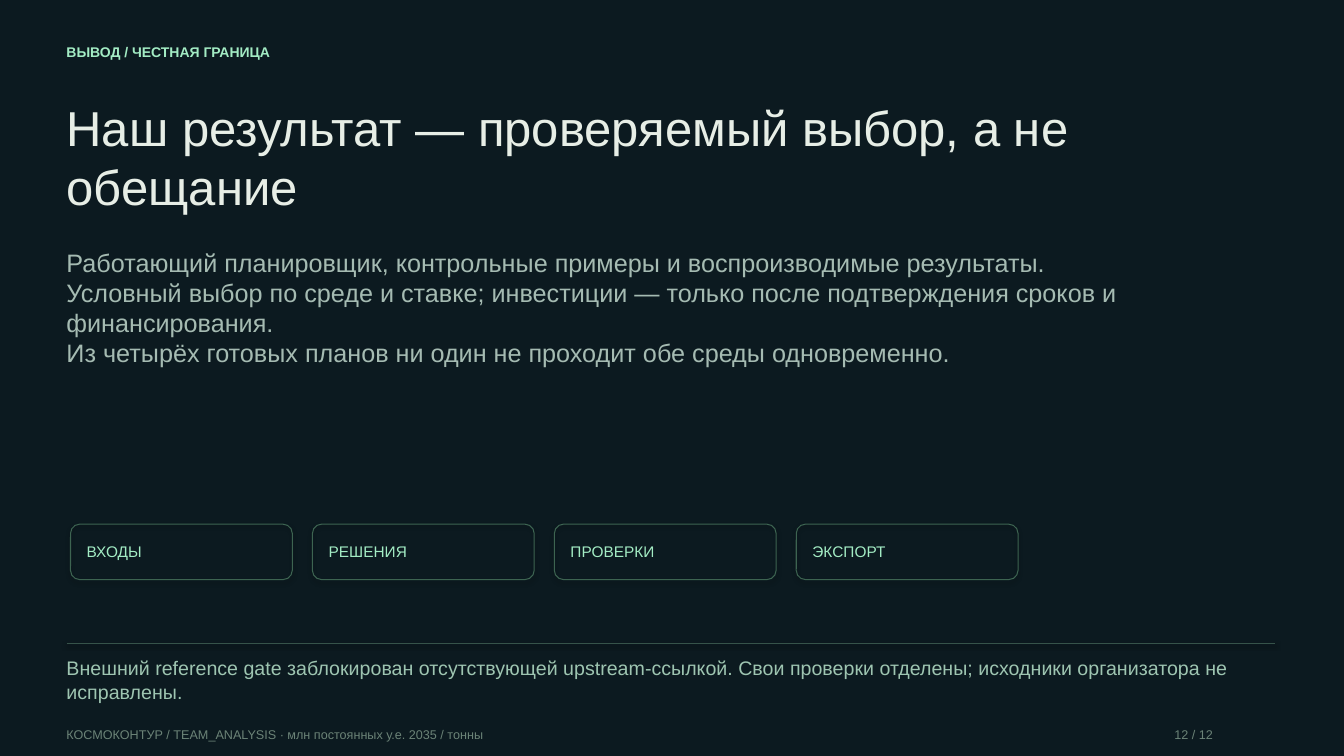
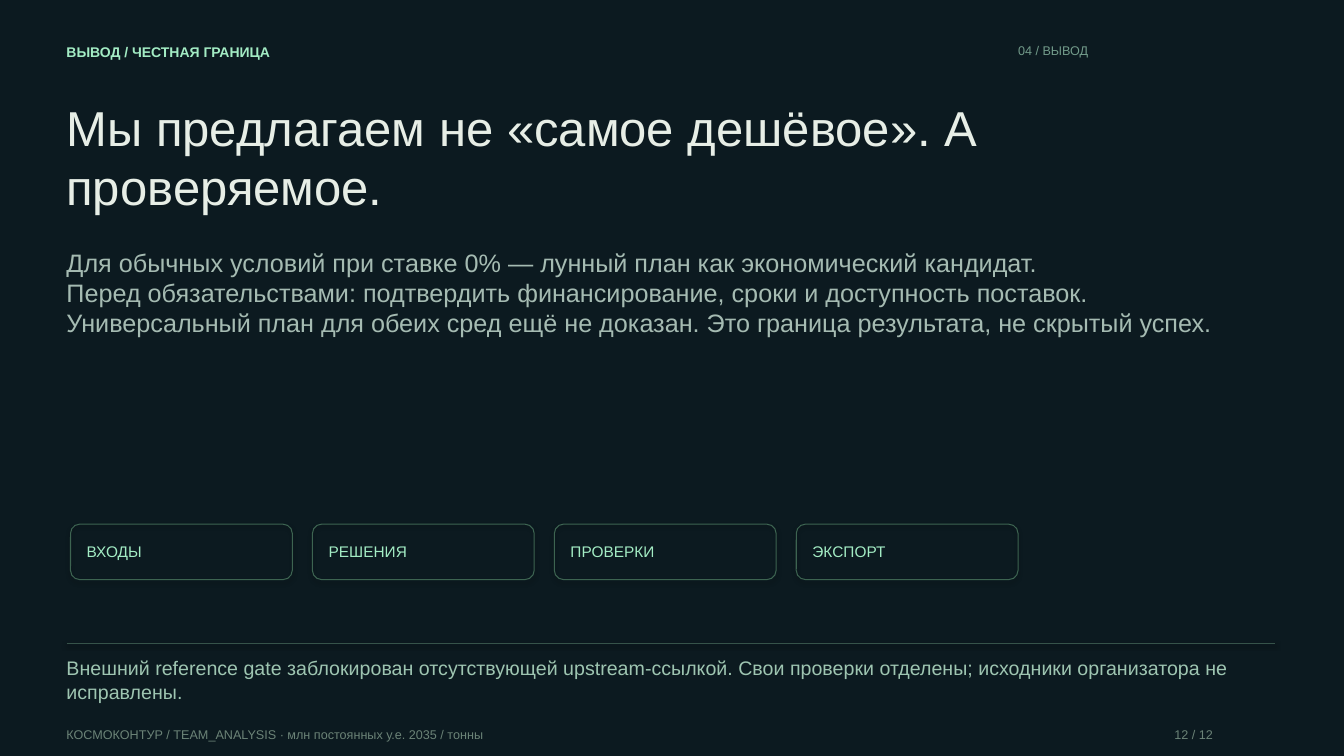
Before and after one commit to overbaffe1/CosmoH, a slide deck: slide 12 of solutions/fuel-contour/docs/PRESENTATION.pptx. Drawn at 1344x756 pixels with LibreOffice and Linux fonts; fonts in the diff are those of the drawing. Boxes give left, top, right and bottom in pixels: in the first picture for what was removed or moved away, otherwise in the second. Text is boxed around its words. In the diff, an @@ line names an element or a change of style, - is before the commit and + after.

```diff
--- a/solutions/fuel-contour/docs/PRESENTATION.pptx
+++ b/solutions/fuel-contour/docs/PRESENTATION.pptx
@@ text added at bbox=[1018, 46, 1089, 58], 9 pt, text #729B8A @@
+04 / ВЫВОД
@@ text at bbox=[66, 112, 978, 215]: text changed @@
-Наш результат — проверяемый выбор, а не обещание
+Мы предлагаем не «самое дешёвое». А проверяемое.
@@ text at bbox=[66, 253, 1212, 337]: text changed @@
-Работающий планировщик, контрольные примеры и воспроизводимые результаты.
-Условный выбор по среде и ставке; инвестиции — только после подтверждения сроков и финансирования.
-Из четырёх готовых планов ни один не проходит обе среды одновременно.
+Для обычных условий при ставке 0% — лунный план как экономический кандидат.
+Перед обязательствами: подтвердить финансирование, сроки и доступность поставок.
+Универсальный план для обеих сред ещё не доказан. Это граница результата, не скрытый успех.
```
Also in this commit, not shown: 9 other slides changed, 2 slides added, 2 slides removed, 13 other files.
